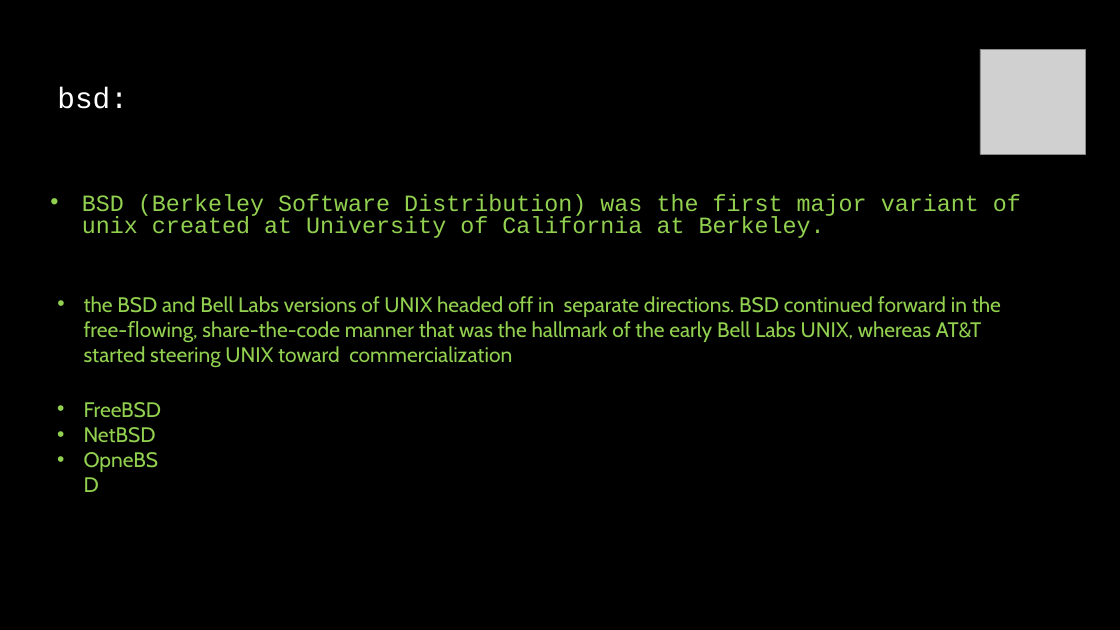
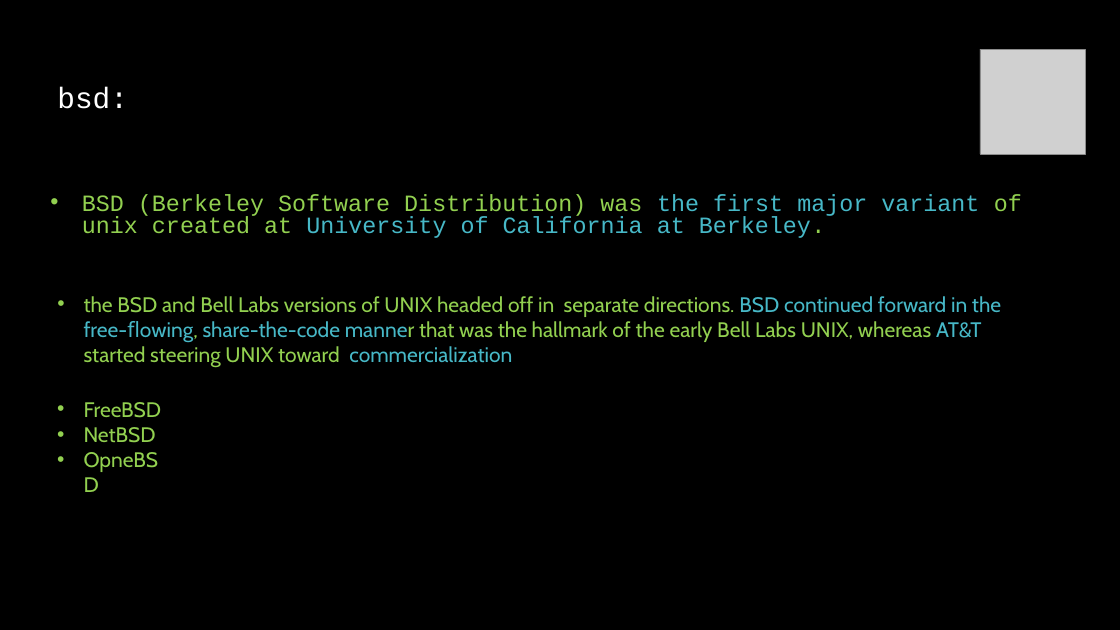
Before and after one commit to linuxfestival/introduction-to-linux-resources, a slide deck: slide 8 of PowerPoint/amirkabir_linux_festival.pptx. Drawn at 1120x630 pixels with LibreOffice and Linux fonts; fonts in the diff are those of the drawing; grey boxes stand for pictures. Boxes give left, top, right and bottom in pixels: in the first picture for what was removed or moved away, otherwise in the second. Text is boxed around its words. In the diff, an @@ line names an element or a change of style, - is before the commit and + after.

```diff
--- a/PowerPoint/amirkabir_linux_festival.pptx
+++ b/PowerPoint/amirkabir_linux_festival.pptx
@@ text "BSD (Berkeley Software Distribution) was ..." at (82,194,1022,238): text colour #92D050 to #47B8C7 in "the first major variant University of California ..." @@
@@ text "the BSD and Bell Labs ..." at (84,296,1001,368): text colour #92D050 to #47B8C7 in "BSD continued forward in the free-ﬂowing, share-the-code ..." @@
```
Also in this commit, not shown: 2 other slides changed, 1 other file.
